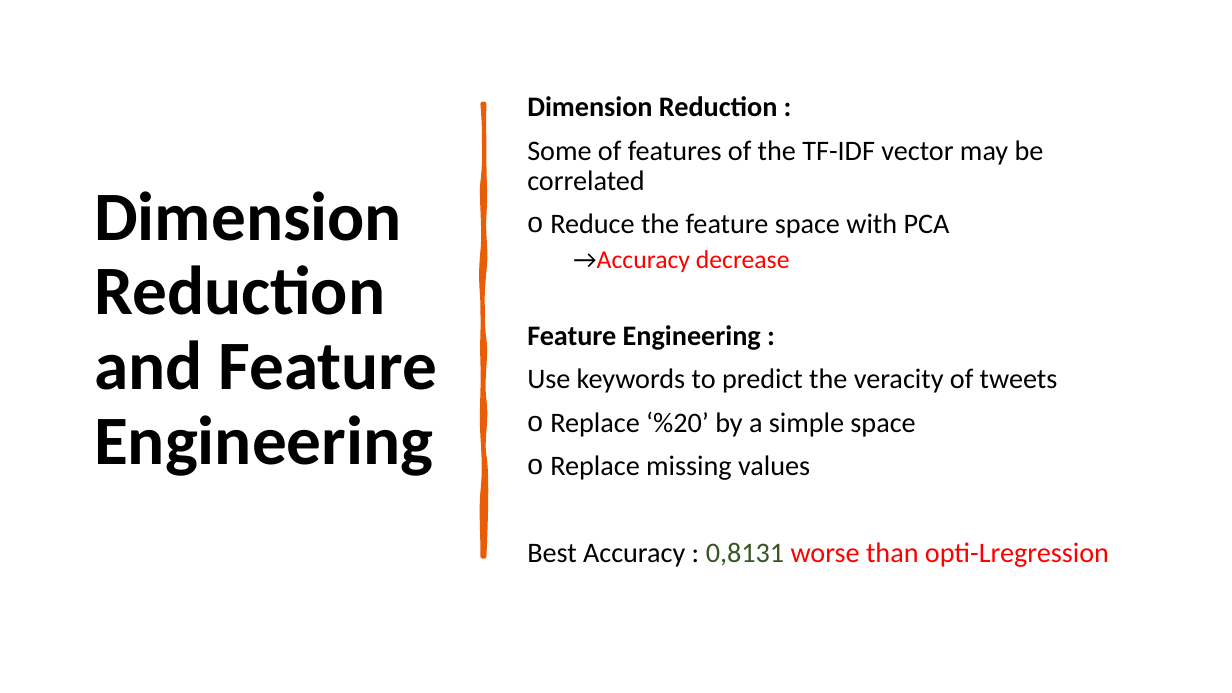
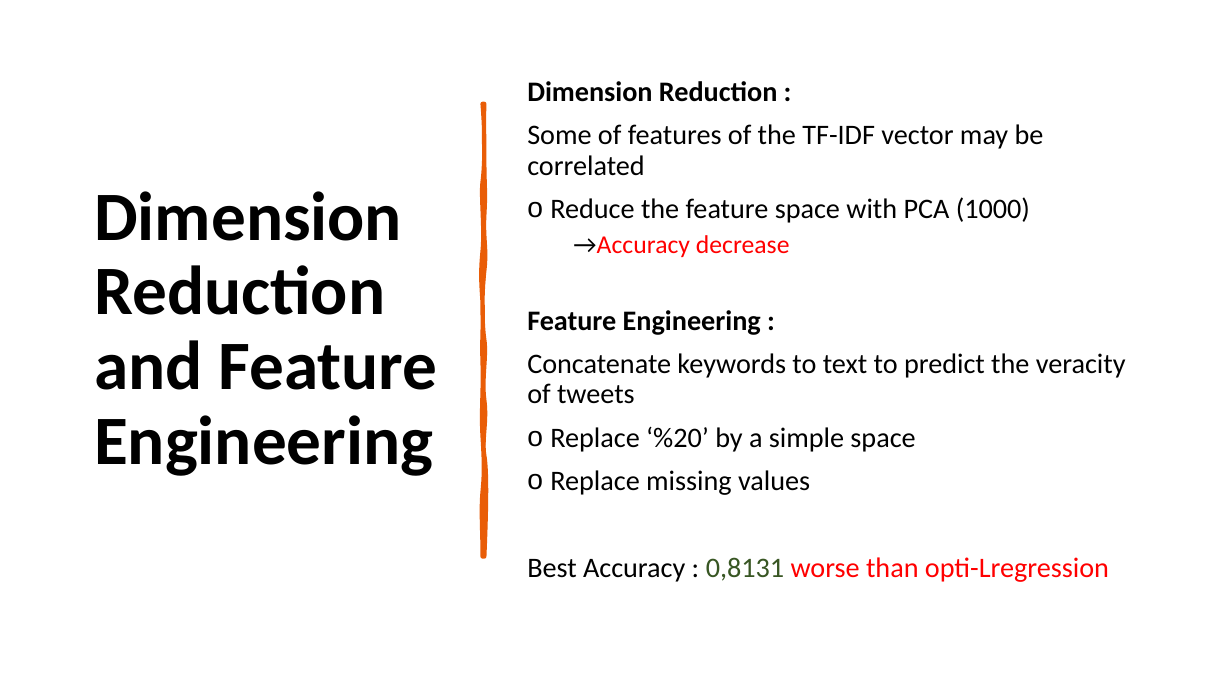
Before and after one commit to GeorgesBongibault/Project-Orange, a slide deck: slide 35 of Documents/Project DM and ML Group Orange.pptx (slide 34 before the commit). Drawn at 1232x693 pixels with LibreOffice and Linux fonts; fonts in the diff are those of the drawing. Boxes give left, top, right and bottom in pixels: in the first picture for what was removed or moved away, otherwise in the second. Text is boxed around its words. In the diff, an @@ line names an element or a change of style, - is before the commit and + after.

```diff
--- a/Documents/Project DM and ML Group Orange.pptx
+++ b/Documents/Project DM and ML Group Orange.pptx
@@ text at (550, 197, 1030, 223): text changed @@
-o Reduce the feature space with PCA
+o Reduce the feature space with PCA (1000)
@@ text at (527, 353, 1126, 404): text changed @@
-Use keywords to predict the veracity of tweets
+Concatenate keywords to text to predict the veracity of tweets
```
Also in this commit, not shown: 2 other slides changed, 1 slide added.
